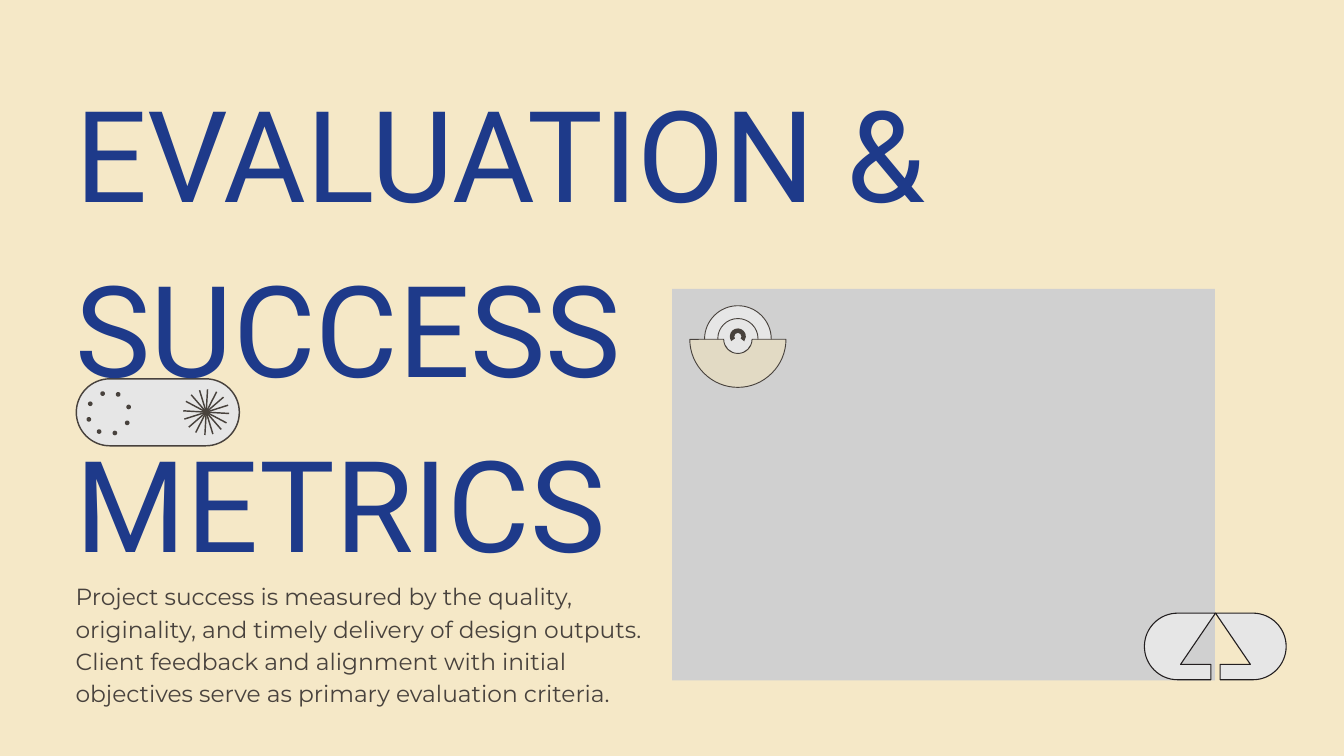
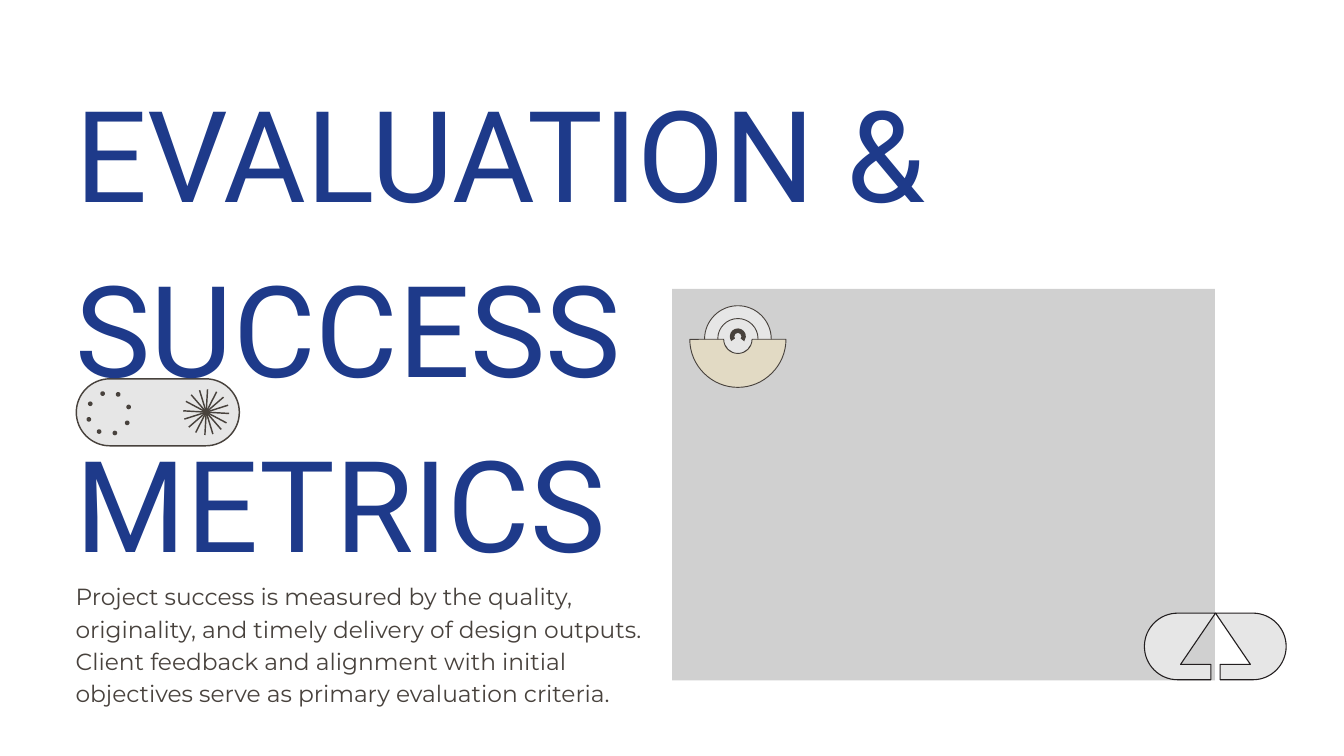
Before and after one commit to Liche008/Eng-Soft2-Grupo2, a slide deck: slide 20 of Apresentacao.pptx. Drawn at 1344x756 pixels with LibreOffice and Linux fonts; fonts in the diff are those of the drawing; grey boxes stand for pictures. Boxes give left, top, right and bottom in pixels: in the first picture for what was removed or moved away, otherwise in the second. Text is boxed around its words. In the diff, an @@ line names an element or a change of style, - is before the commit and + after.

```diff
--- a/Apresentacao.pptx
+++ b/Apresentacao.pptx
@@ background #F5E8C7 to #FFFFFF @@
```
Also in this commit, not shown: 10 other slides changed, 7 slides added, 7 slides removed.
